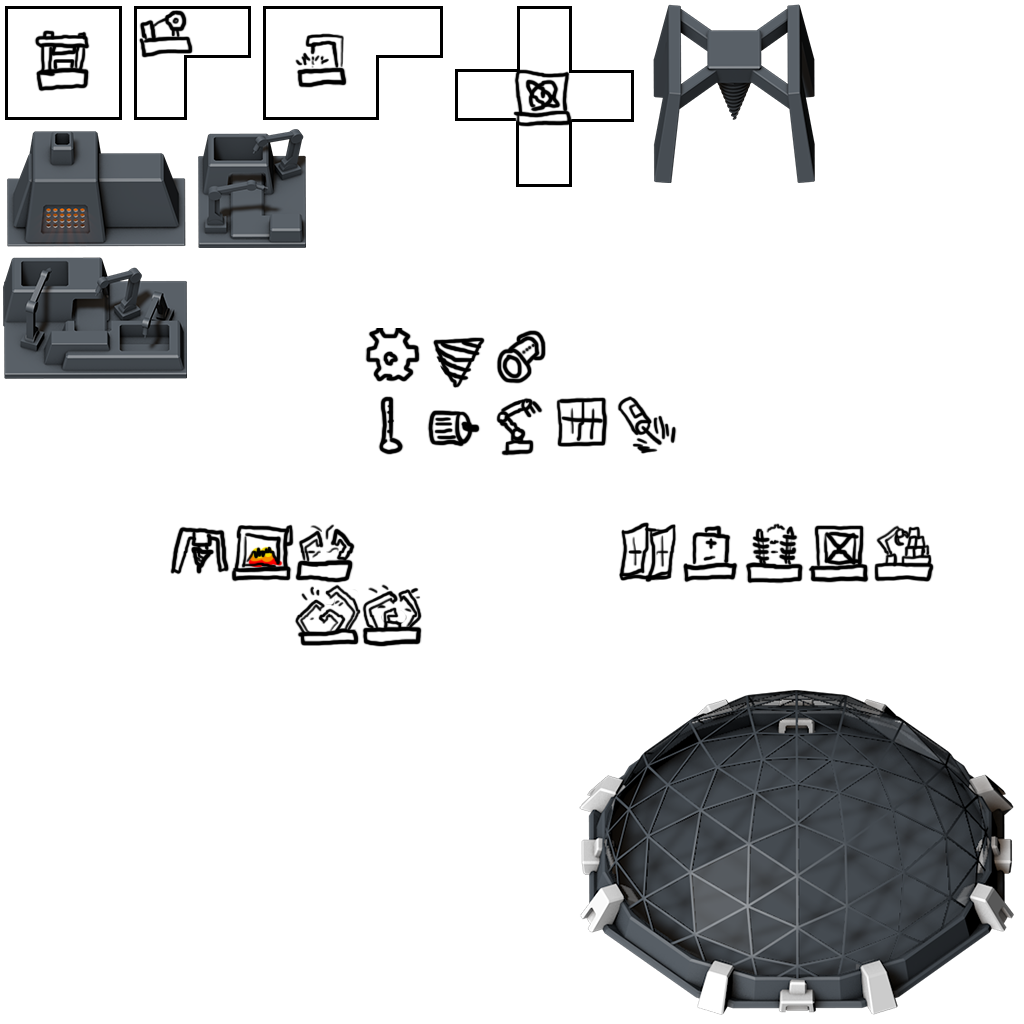
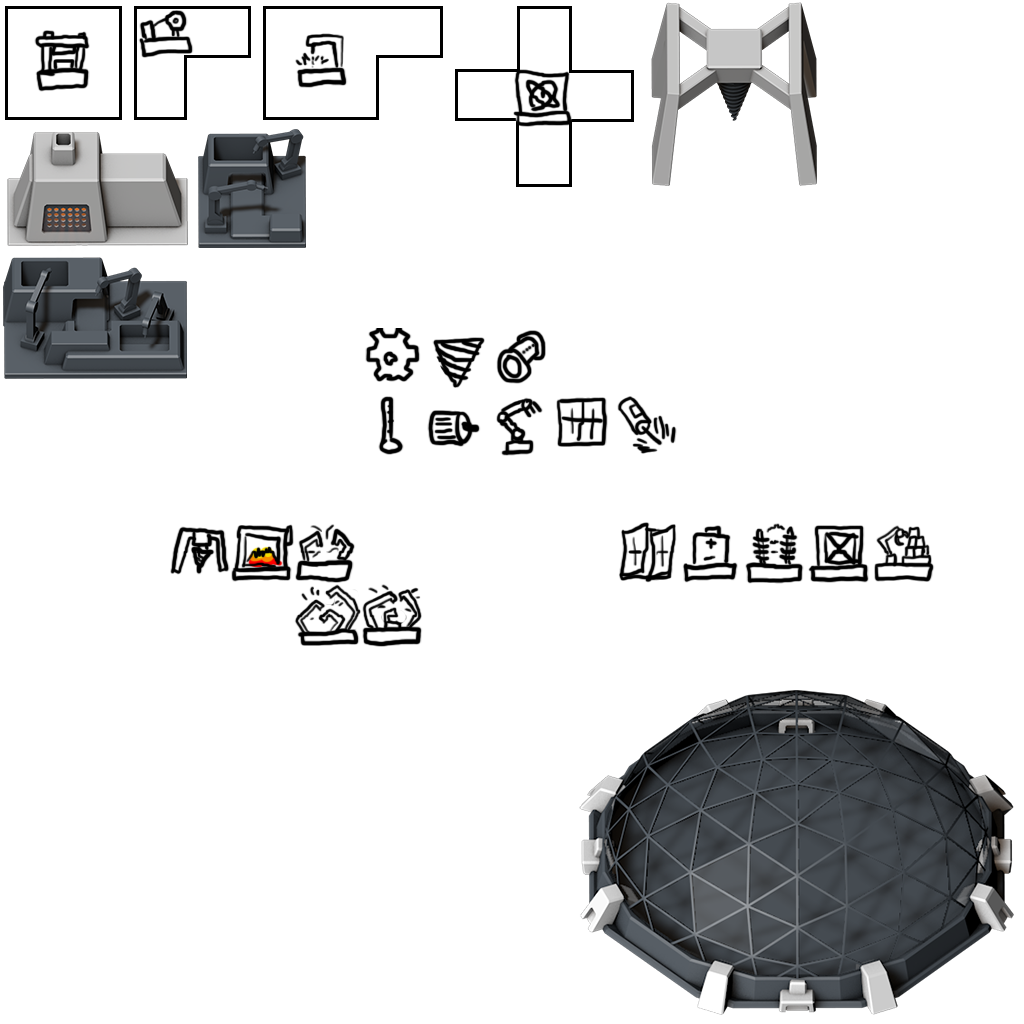
Two versions of the same layered image (1024x1024). Layer-by-layer changes:
added layer "Miner" (1st of 2) above "smelter" over 651, 2, 817, 186
added layer "smelter" (1st of 2) above "Layer 3" over 7, 132, 188, 247
hid "smelter" (2nd of 2) over 7, 131, 186, 247
hid "Miner" (2nd of 2) over 653, 4, 815, 183
